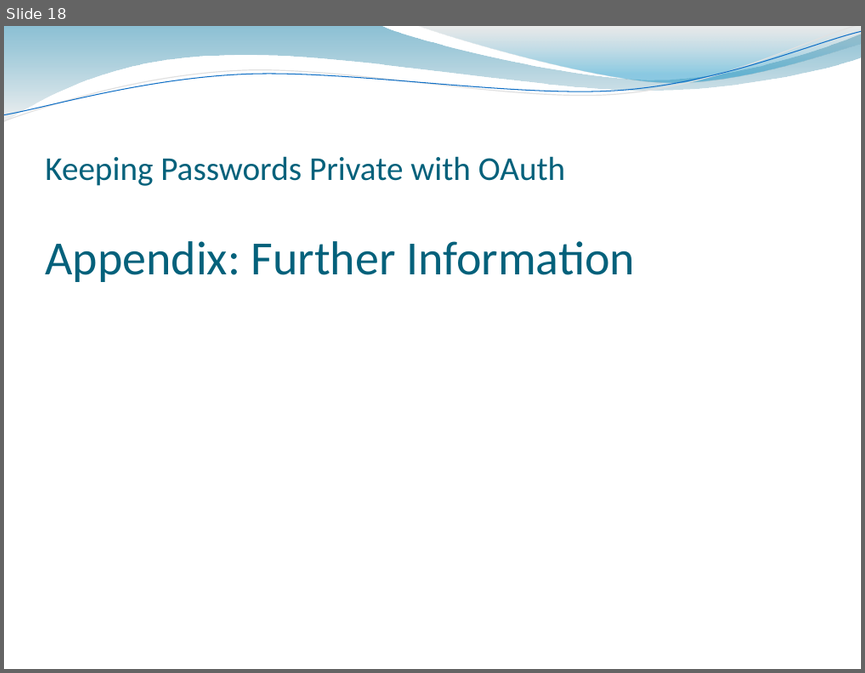
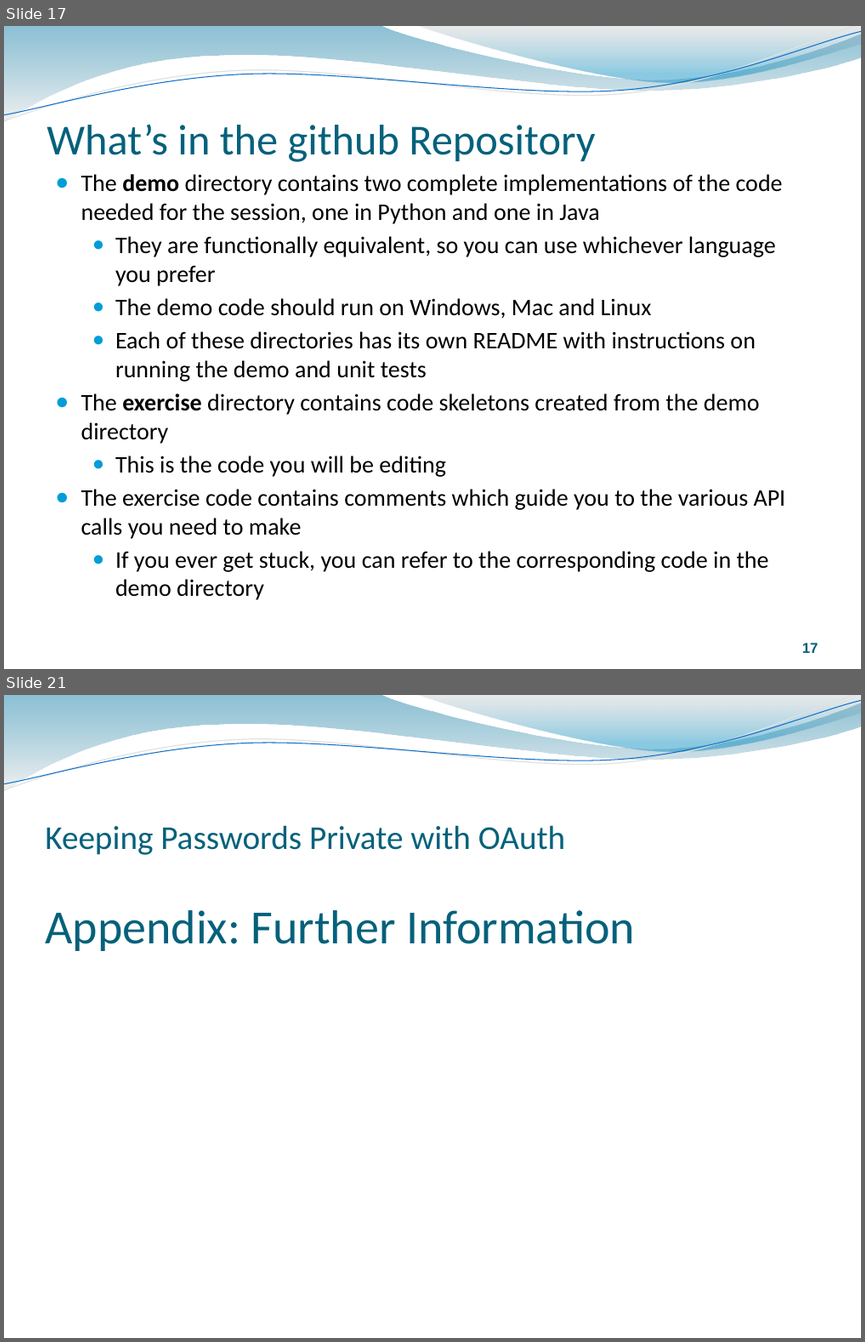
Before and after one commit to rozanski/bcs_spa14, a slide deck: session-materials/Oauth-Session.pptx. Shown one above the other, each under a label of ours: slide 18 before the commit, slides 17 and 21 after it; the slides between them are not shown. The pictures are 865x673 and 865x1342 pixels, drawn with LibreOffice and Linux fonts; fonts in the diff are those of the drawing. Boxes give left, top, right and bottom in pixels: in the first picture for what was removed or moved away, otherwise in the second. Text is boxed around its words. In the diff, an @@ line names an element or a change of style, - is before the commit and + after.

Commit message:
updated presentation with more detail on the exercise

```diff
--- a/session-materials/Oauth-Session.pptx
+++ b/session-materials/Oauth-Session.pptx
@@ slide 17 added at (4, 26, 861, 669), background #FFFFFF; not listed: 4 template elements that a slide beside it also shows @@
@@ title added at (46, 124, 595, 162), 36 pt, text #04617B @@
+What’s in the github Repository
@@ text added at (81, 174, 786, 600), 20 pt, text #000000 @@
+● The demo directory contains two complete implementations of the code needed for the session, one in Python and one in Java
+  ● They are functionally equivalent, so you can use whichever language you prefer
+  ● The demo code should run on Windows, Mac and Linux
+  ● Each of these directories has its own README with instructions on running the demo and unit tests
+● The exercise directory contains code skeletons created from the demo directory
+  ● This is the code you will be editing
+● The exercise code contains comments which guide you to the various API calls you need to make
+  ● If you ever get stuck, you can refer to the corresponding code in the demo directory
@@ page number added at (802, 642, 818, 652), 12 pt, text #045C75, bold @@
+17
@@ what was slide 18 is now slide 21 @@
```
Also in this commit, not shown: 17 slides changed, 2 other slides added, 2 other files.
